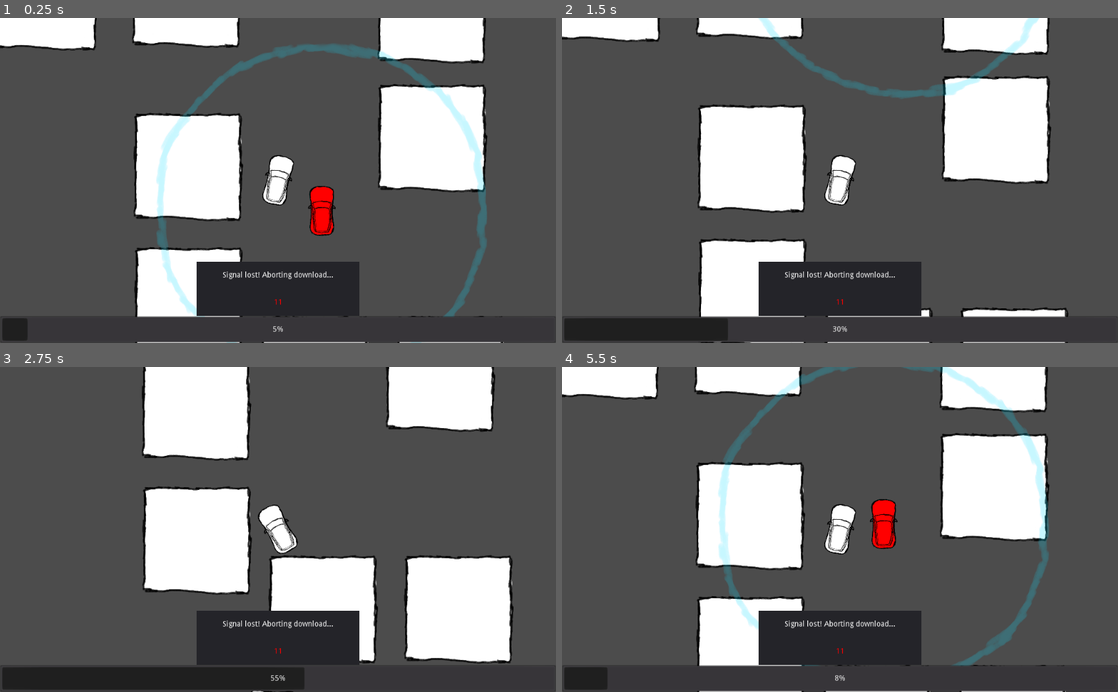
Above: before the commit, frames 1-4 (two rows, left to right).
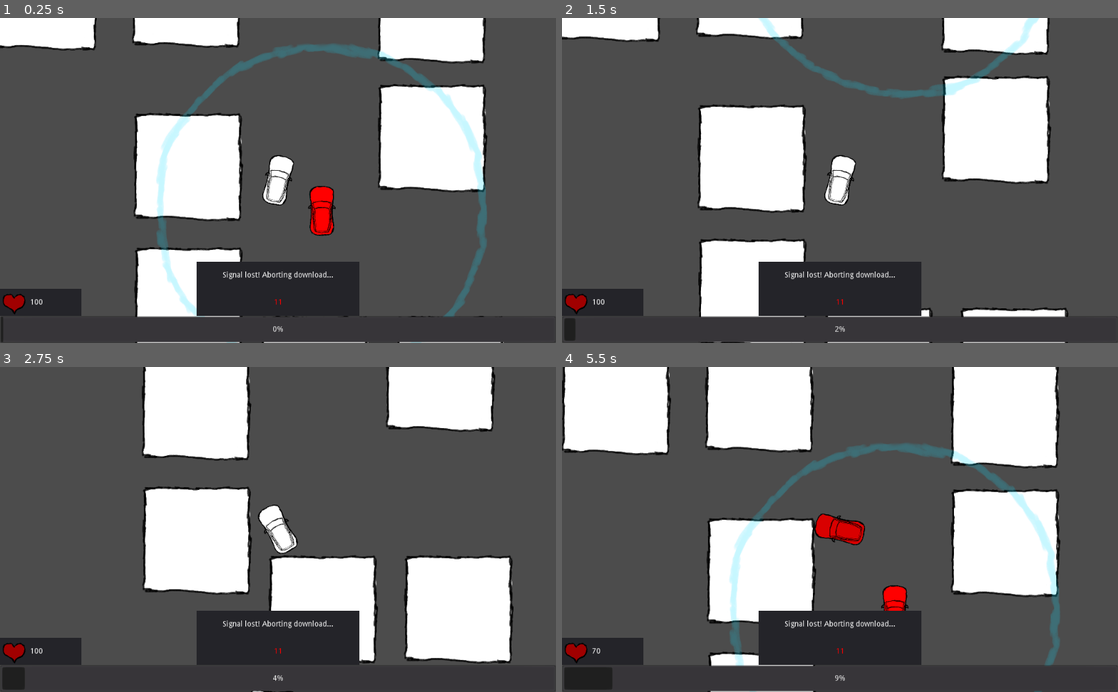
Above: after the commit, the same moments.

Repository: MilanVasko/ludum-dare-49
Game: Godot game, scene res://ingame/ingame.tscn
Same seed, same stepped clock (60 frames per second), same inputs: the game is played once before the commit and once after it.
Inputs (mouse positions are in pixels of both pictures, inside the frame that each line leads up to):
- Up to frame 1 (0.25 s): no input
- Up to frame 2 (1.5 s): hold D (steer_right) 0.53-1.28 s; hold S (brake) from 1.28 s (still down)
- Up to frame 3 (2.75 s): release S (brake) at 2.03 s; hold D (steer_right) from 2.03 s (still down)
- Up to frame 4 (5.5 s): release D (steer_right) at 2.78 s; hold W (accelerate) 2.78-3.53 s; hold A (steer_left) 3.53-5 s; click (840, 558) at 5 s, where only the run before the commit has a clickable "Retry"

The runs differ from the first frame. In frame 1, 1.5% of the frame differs, in the area x 0-50%, y 83-100%; in frame 2, 3.0%; in frame 3, 4.5%; in frame 4, 30%, in the area x 0-91%, y 0-100%.

Commit message:
Implement dying

Diff:
--- a/ingame/ingame.gd
+++ b/ingame/ingame.gd
@@ -12,6 +12,9 @@
 func _on_download_finished() -> void:
 	pause()
 
+func _on_player_died() -> void:
+	pause()
+
 func pause() -> void:
 	Engine.time_scale = 0.0
 
--- a/ingame/ingame.tscn
+++ b/ingame/ingame.tscn
@@ -8,18 +8,19 @@
 [ext_resource path="res://ingame_gui/ingame_gui.tscn" type="PackedScene" id=6]
 [ext_resource path="res://ingame/ingame.gd" type="Script" id=7]
 
-[sub_resource type="Curve2D" id=2]
+[sub_resource type="Curve2D" id=1]
 _data = {
 "points": PoolVector2Array( 0, 0, 0, 0, -3806.7, -2280.73, 0, 0, 0, 0, 3736.63, -2026.75, 0, 0, 0, 0, 3800.13, 3014.84, 0, 0, 0, 0, -3400.33, 2722.76, 0, 0, 0, 0, -3806.7, -2280.73 )
 }
 
-[sub_resource type="Curve2D" id=1]
+[sub_resource type="Curve2D" id=2]
 _data = {
 "points": PoolVector2Array( 0, 0, 0, 0, 2086.58, -2378.09, 0, 0, 0, 0, 2328.75, -723.209, 0, 0, 0, 0, 2448.87, 738.44, 0, 0, 0, 0, 141.472, 726.454, 0, 0, 0, 0, 135.479, -1143.43, 0, 0, 0, 0, 309.283, -2497.9, 0, 0, 0, 0, 2086.58, -2378.09 )
 }
 
 [node name="Ingame" type="Node2D" groups=[
 "download_state_subscriber",
+"player_health_subscriber",
 ]]
 script = ExtResource( 7 )
 
@@ -67,19 +68,19 @@
 position = Vector2( -1153.46, 1359.12 )
 
 [node name="Path2D" type="Path2D" parent="."]
-curve = SubResource( 2 )
+curve = SubResource( 1 )
 script = ExtResource( 4 )
 min_spawn_distance = 500
 max_spawn_distance = 5000
 
 [node name="TargetPath" type="Path2D" parent="."]
 position = Vector2( -64.0725, 160.181 )
-curve = SubResource( 1 )
+curve = SubResource( 2 )
 script = ExtResource( 5 )
 
 [node name="PathFollow2D" type="PathFollow2D" parent="TargetPath"]
-position = Vector2( 259.535, 727.067 )
-rotation = -1.87194
+position = Vector2( 262.45, 727.082 )
+rotation = -1.88189
 offset = 5313.95
 lookahead = 500.0
 
--- a/ingame_gui/ingame_gui.gd
+++ b/ingame_gui/ingame_gui.gd
@@ -5,10 +5,13 @@
 onready var download_progress_bar := $DownloadProgressBar
 onready var download_failed := $DownloadFailed
 onready var download_succeeded := $DownloadSucceeded
+onready var player_died := $PlayerDied
+onready var health_label := $Health/Label
 
-func _ready():
+func _ready() -> void:
 	download_failed.visible = false
 	download_succeeded.visible = false
+	player_died.visible = false
 
 func _on_download_resumed() -> void:
 	set_download_active(true)
@@ -34,6 +37,13 @@
 func _on_download_failed() -> void:
 	download_failed.visible = true
 
-func _on_retry_pressed():
+func _on_player_died() -> void:
+	player_died.visible = true
+	set_download_active(false)
+
+func _on_retry_pressed() -> void:
 	var err = get_tree().reload_current_scene()
 	assert(err == OK)
+
+func _on_player_health_changed(health: int, full_health: int) -> void:
+	health_label.text = str(health)
--- a/ingame_gui/ingame_gui.tscn
+++ b/ingame_gui/ingame_gui.tscn
@@ -1,9 +1,11 @@
-[gd_scene load_steps=2 format=2]
+[gd_scene load_steps=3 format=2]
 
 [ext_resource path="res://ingame_gui/ingame_gui.gd" type="Script" id=1]
+[ext_resource path="res://ingame_gui/heart.png" type="Texture" id=2]
 
 [node name="IngameGUI" type="Control" groups=[
 "download_state_subscriber",
+"player_health_subscriber",
 ]]
 anchor_right = 1.0
 anchor_bottom = 1.0
@@ -125,5 +127,70 @@
 margin_bottom = -20.0
 text = "Retry"
 
+[node name="PlayerDied" type="Panel" parent="."]
+anchor_left = 0.5
+anchor_top = 0.5
+anchor_right = 0.5
+anchor_bottom = 0.5
+margin_left = -200.0
+margin_top = -100.0
+margin_right = 200.0
+margin_bottom = 100.0
+__meta__ = {
+"_edit_use_anchors_": false
+}
+
+[node name="Label" type="Label" parent="PlayerDied"]
+anchor_right = 1.0
+margin_left = 10.0
+margin_top = 10.0
+margin_right = -10.0
+margin_bottom = 110.0
+text = "You died.
+No movie for you anymore :("
+align = 1
+valign = 1
+autowrap = true
+__meta__ = {
+"_edit_use_anchors_": false
+}
+
+[node name="Retry" type="Button" parent="PlayerDied"]
+anchor_top = 1.0
+anchor_right = 1.0
+anchor_bottom = 1.0
+margin_left = 50.0
+margin_top = -70.0
+margin_right = -50.0
+margin_bottom = -20.0
+text = "Retry"
+
+[node name="Health" type="Panel" parent="."]
+anchor_top = 1.0
+anchor_bottom = 1.0
+margin_top = -100.0
+margin_right = 150.0
+margin_bottom = -50.0
+__meta__ = {
+"_edit_use_anchors_": false
+}
+
+[node name="Heart" type="TextureRect" parent="Health"]
+modulate = Color( 0.631373, 0, 0, 1 )
+anchor_bottom = 1.0
+margin_right = 50.0
+texture = ExtResource( 2 )
+expand = true
+stretch_mode = 6
+
+[node name="Label" type="Label" parent="Health"]
+anchor_right = 1.0
+anchor_bottom = 1.0
+margin_left = 55.0
+margin_bottom = 0.00723648
+text = "100"
+valign = 1
+
 [connection signal="pressed" from="DownloadFailed/Retry" to="." method="_on_retry_pressed"]
 [connection signal="pressed" from="DownloadSucceeded/Retry" to="." method="_on_retry_pressed"]
+[connection signal="pressed" from="PlayerDied/Retry" to="." method="_on_retry_pressed"]
--- /dev/null
+++ b/player/driver.gd
@@ -0,0 +1,35 @@
+extends Node2D
+
+var health: int
+var immortality_seconds_remaining: float
+
+export(int) var start_health: int
+export(int) var damage_on_collision: int
+export(float) var seconds_to_be_immortal: float
+
+signal immortality_started
+signal immortality_ended
+
+func _ready() -> void:
+	health = start_health
+	get_tree().call_group("player_health_subscriber", "_on_player_health_changed", health, start_health)
+	immortality_seconds_remaining = -1.0
+
+func _process(delta: float) -> void:
+	if immortality_seconds_remaining > 0.0:
+		immortality_seconds_remaining -= delta
+		if immortality_seconds_remaining <= 0.0:
+			emit_signal("immortality_ended")
+
+func _on_player_car_collided() -> void:
+	if immortality_seconds_remaining > 0.0:
+		return
+
+	health -= damage_on_collision
+	get_tree().call_group("player_health_subscriber", "_on_player_health_changed", health, start_health)
+	immortality_seconds_remaining = seconds_to_be_immortal
+	emit_signal("immortality_started")
+	if health <= 0:
+		get_tree().call_group("player_health_subscriber", "_on_player_died")
+	else:
+		get_tree().call_group("player_health_subscriber", "_on_player_health_changed", health, start_health)
--- /dev/null
+++ b/player/driver.tscn
@@ -0,0 +1,9 @@
+[gd_scene load_steps=2 format=2]
+
+[ext_resource path="res://player/driver.gd" type="Script" id=1]
+
+[node name="Driver" type="Node2D"]
+script = ExtResource( 1 )
+start_health = 100
+damage_on_collision = 10
+seconds_to_be_immortal = 1.0
--- a/player/phone.gd
+++ b/player/phone.gd
@@ -1,9 +1,10 @@
 extends Area2D
 
+export(float) var download_time_seconds: float
+export(float) var seconds_to_abort: float
+
 var current_download_time_seconds := 0.0
-var total_download_time_seconds = 5.0
 var current_abort_seconds = 0.0
-var seconds_to_abort = 5.0
 var about_to_abort := false
 
 func _process(delta: float) -> void:
@@ -16,11 +17,11 @@
 			get_tree().call_group("download_state_subscriber", "_on_abort_time_advanced", current_abort_seconds, seconds_to_abort)
 	else:
 		current_download_time_seconds += delta
-		if current_download_time_seconds >= total_download_time_seconds:
+		if current_download_time_seconds >= download_time_seconds:
 			get_tree().call_group("download_state_subscriber", "_on_download_finished")
 			set_process(false)
 		else:
-			get_tree().call_group("download_state_subscriber", "_on_current_download_time_advanced", current_download_time_seconds, total_download_time_seconds)
+			get_tree().call_group("download_state_subscriber", "_on_current_download_time_advanced", current_download_time_seconds, download_time_seconds)
 
 func _on_wifi_zone_entered() -> void:
 	if !is_processing():
--- a/player/phone.tscn
+++ b/player/phone.tscn
@@ -5,10 +5,10 @@
 [sub_resource type="CircleShape2D" id=1]
 radius = 20.2011
 
-[node name="Phone" type="Area2D" groups=[
-"phone",
-]]
+[node name="Phone" type="Area2D"]
 script = ExtResource( 1 )
+download_time_seconds = 60.0
+seconds_to_abort = 10.0
 
 [node name="CollisionShape2D" type="CollisionShape2D" parent="."]
 shape = SubResource( 1 )
--- a/player/player.gd
+++ b/player/player.gd
@@ -17,6 +17,8 @@
 var velocity := Vector2.ZERO
 var steer_direction := 0.0
 
+signal car_collided
+
 func _physics_process(delta: float) -> void:
 	acceleration = Vector2.ZERO
 	get_input()
@@ -25,11 +27,16 @@
 	velocity += acceleration * delta
 	velocity = move_and_slide(velocity)
 
+	var collided := false
 	for index in get_slide_count():
 		var collision := get_slide_collision(index)
+		collided = true
 		var collider := collision.collider
+
 		if collider.has_method("_on_player_collided"):
 			collider._on_player_collided(collision)
+	if collided:
+		emit_signal("car_collided")
 
 func get_input() -> void:
 	var turn := Input.get_action_strength("steer_right") - Input.get_action_strength("steer_left")
--- a/player/player.tscn
+++ b/player/player.tscn
@@ -1,8 +1,10 @@
-[gd_scene load_steps=5 format=2]
+[gd_scene load_steps=7 format=2]
 
 [ext_resource path="res://player/player.png" type="Texture" id=1]
 [ext_resource path="res://player/player.gd" type="Script" id=2]
 [ext_resource path="res://player/phone.tscn" type="PackedScene" id=3]
+[ext_resource path="res://player/driver.tscn" type="PackedScene" id=4]
+[ext_resource path="res://player/sprite.gd" type="Script" id=5]
 
 [sub_resource type="CapsuleShape2D" id=1]
 radius = 110.626
@@ -15,6 +17,9 @@
 position = Vector2( 21.8633, 0 )
 rotation = 1.57079
 texture = ExtResource( 1 )
+script = ExtResource( 5 )
+immortality_color = Color( 0.854902, 0, 0, 1 )
+mortality_color = Color( 1, 1, 1, 1 )
 
 [node name="CollisionShape2D" type="CollisionShape2D" parent="."]
 rotation = 1.57079
@@ -24,5 +29,12 @@
 current = true
 zoom = Vector2( 5, 5 )
 
+[node name="Driver" parent="." instance=ExtResource( 4 )]
+position = Vector2( 58.863, -30.272 )
+
 [node name="Phone" parent="." instance=ExtResource( 3 )]
 position = Vector2( 58.8627, -30.2723 )
+
+[connection signal="car_collided" from="." to="Driver" method="_on_player_car_collided"]
+[connection signal="immortality_ended" from="Driver" to="Sprite" method="_on_driver_immortality_ended"]
+[connection signal="immortality_started" from="Driver" to="Sprite" method="_on_driver_immortality_started"]
--- /dev/null
+++ b/player/sprite.gd
@@ -0,0 +1,10 @@
+extends Sprite
+
+export(Color) var immortality_color: Color
+export(Color) var mortality_color: Color
+
+func _on_driver_immortality_started():
+	modulate = immortality_color
+
+func _on_driver_immortality_ended():
+	modulate = mortality_color
Binary file added: ingame_gui/heart.png
Not shown, added: ingame_gui/heart.png.import
Not shown, added: ingame_gui/heart.kra
